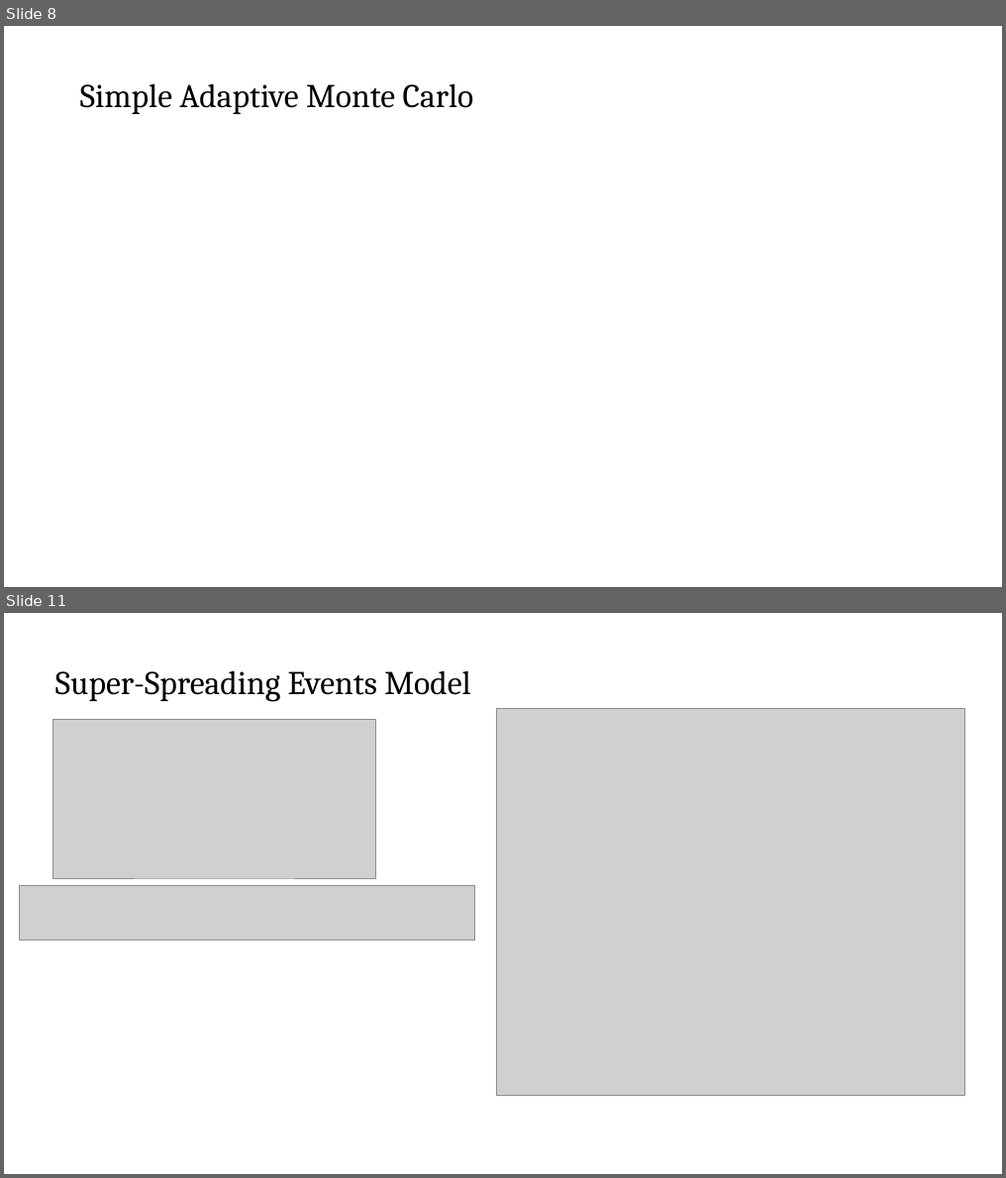
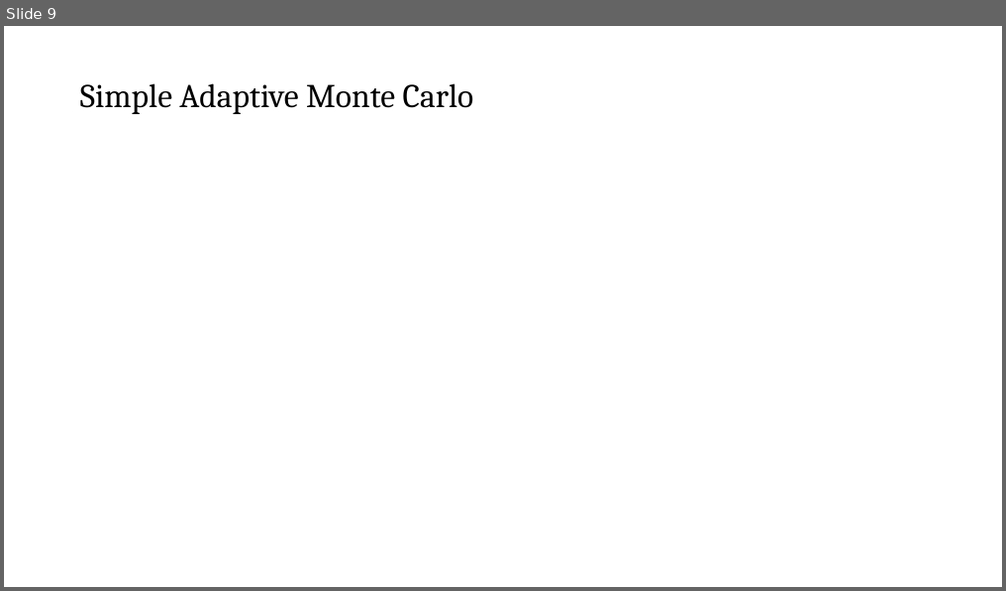
Before and after one commit to hanmacrad2/epidemic_modelling, a slide deck: Mathematical_Models/cdt_presentation_thurs_july_8th.pptx. Shown one above the other, each under a label of ours: slides 8 and 11 before the commit, slide 9 after it; the slides between them are not shown. The pictures are 1006x1178 and 1006x591 pixels, drawn with LibreOffice and Linux fonts; fonts in the diff are those of the drawing; grey boxes stand for pictures. Boxes give left, top, right and bottom in pixels: in the first picture for what was removed or moved away, otherwise in the second. Text is boxed around its words. In the diff, an @@ line names an element or a change of style, - is before the commit and + after.

```diff
--- a/Mathematical_Models/cdt_presentation_thurs_july_8th.pptx
+++ b/Mathematical_Models/cdt_presentation_thurs_july_8th.pptx
@@ slide 11 removed at (x1=4, y1=613, x2=1002, y2=1174), background #FFFFFF @@
@@ title removed at (x1=55, y1=670, x2=470, y2=702) @@
-Super-Spreading Events Model
@@ picture removed at (x1=53, y1=719, x2=375, y2=878) @@
@@ picture removed at (x1=496, y1=709, x2=965, y2=1096) @@
@@ picture removed at (x1=19, y1=885, x2=475, y2=940) @@
@@ what was slide 8 is now slide 9 @@
```
Also in this commit, not shown: 8 slides changed, 3 slides added, 1 other slide removed, 3 other files.
